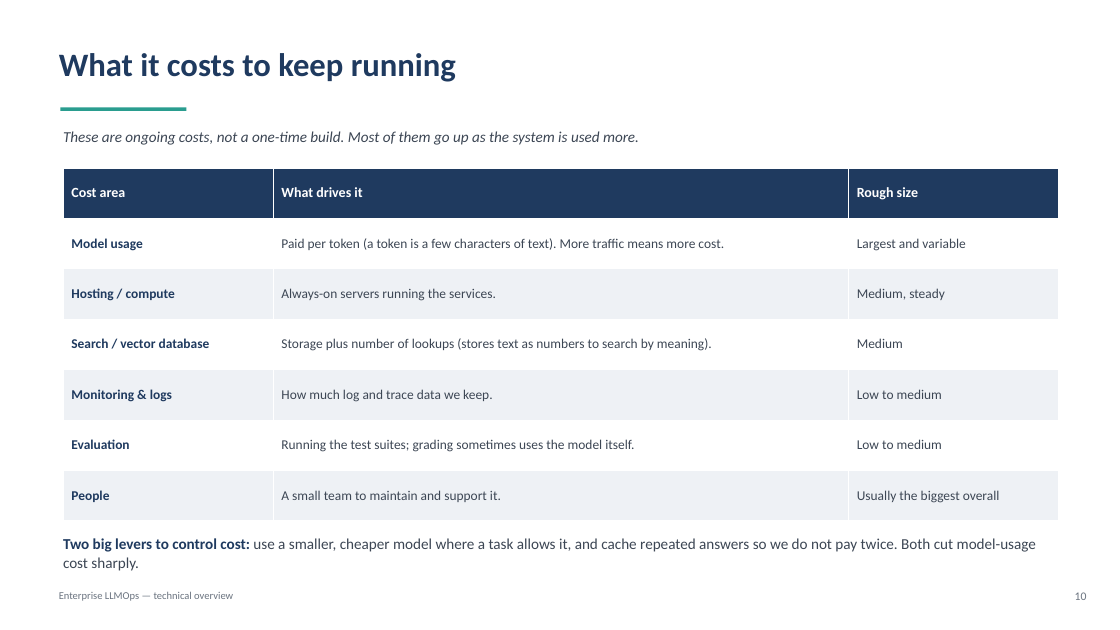
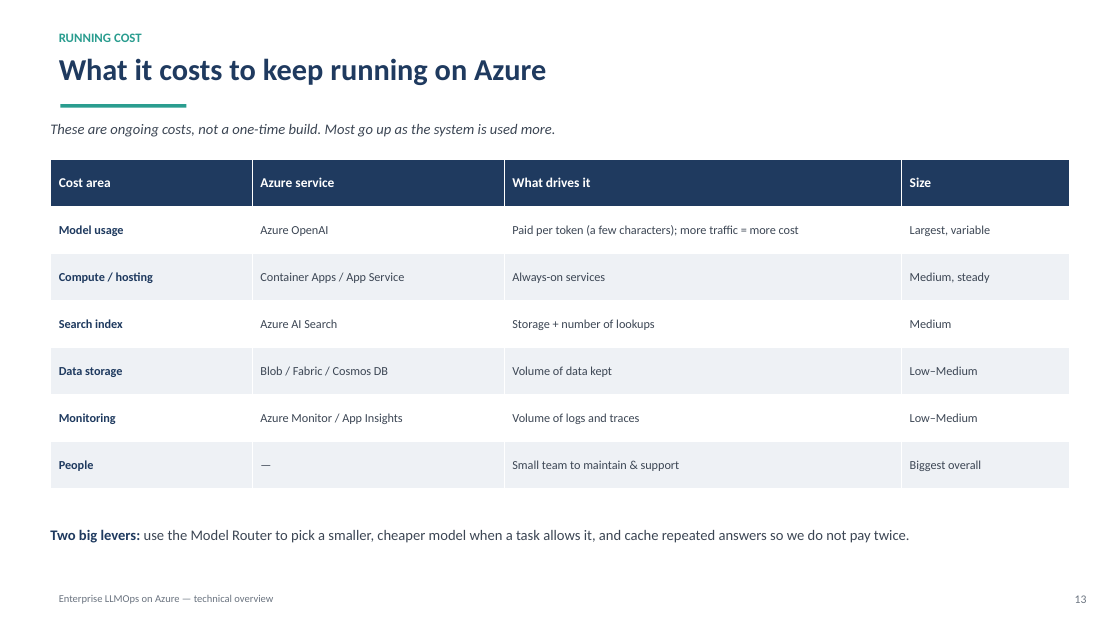
Before and after one commit to shyamanugu/LLMOps, a slide deck: slide 13 of presentation/LLMOps-Framework-Technical.pptx (slide 10 before the commit). Drawn at 1120x630 pixels with LibreOffice and Linux fonts; fonts in the diff are those of the drawing. Boxes give left, top, right and bottom in pixels: in the first picture for what was removed or moved away, otherwise in the second. Text is boxed around its words. In the diff, an @@ line names an element or a change of style, - is before the commit and + after.

```diff
--- a/presentation/LLMOps-Framework-Technical.pptx
+++ b/presentation/LLMOps-Framework-Technical.pptx
@@ text at bbox=[59, 58, 546, 85]: text changed; size 28 to 26 pt @@
-What it costs to keep running
+What it costs to keep running on Azure
@@ text added at bbox=[59, 33, 142, 42], 11 pt, text #2A9D8F, bold @@
+RUNNING COST
@@ rectangle: place and size @@
-rectangle at bbox=[60, 108, 187, 111]
+rectangle at bbox=[60, 104, 187, 108]
@@ text at bbox=[50, 124, 556, 137]: text changed; size 13 to 12.5 pt @@
-These are ongoing costs, not a one-time build. Most of them go up as the system is used more.
+These are ongoing costs, not a one-time build. Most go up as the system is used more.
@@ table at bbox=[50, 160, 1070, 489] @@
-column 1: Cost area | Model usage | Hosting / compute | Search / vector database | Monitoring & logs | Evaluation | People
-column 2: What drives it | Paid per token (a token is a few characters of text). More traffic means more cost. | Always-on servers running the services. | Storage plus number of lookups (stores text as numbers to search by meaning). | How much log and trace data we keep. | Running the test suites; grading sometimes uses the model itself. | A small team to maintain and support it.
-column 3: Rough size | Largest and variable | Medium, steady | Medium | Low to medium | Low to medium | Usually the biggest overall
+column 1: Cost area | Model usage | Compute / hosting | Search index | Data storage | Monitoring | People
+column 2: Azure service | Azure OpenAI | Container Apps / App Service | Azure AI Search | Blob / Fabric / Cosmos DB | Azure Monitor / App Insights | —
+column 3: What drives it | Paid per token (a few characters); more traffic = more cost | Always-on services | Storage + number of lookups | Volume of data kept | Volume of logs and traces | Small team to maintain & support
+column 4: Size | Largest, variable | Medium, steady | Medium | Low–Medium | Low–Medium | Biggest overall
@@ table: place and size @@
-table at bbox=[63, 168, 1059, 521]
+table at bbox=[50, 160, 1070, 489]
@@ text at bbox=[50, 529, 910, 543]: text changed; size 13 to 12.5 pt @@
-Two big levers to control cost: use a smaller, cheaper model where a task allows it, and cache repeated answers so we do not pay twice. Both cut model-usage cost sharply.
+Two big levers: use the Model Router to pick a smaller, cheaper model when a task allows it, and cache repeated answers so we do not pay twice.
@@ text at bbox=[59, 595, 273, 604]: text changed @@
-Enterprise LLMOps — technical overview
+Enterprise LLMOps on Azure — technical overview
@@ text removed at bbox=[1075, 592, 1087, 600] @@
-10
@@ text added at bbox=[1075, 595, 1087, 603], 10 pt, text #6B7480 @@
+13
```
Also in this commit, not shown: 6 other slides changed, 9 slides added, 8 slides removed, 1 other file.
